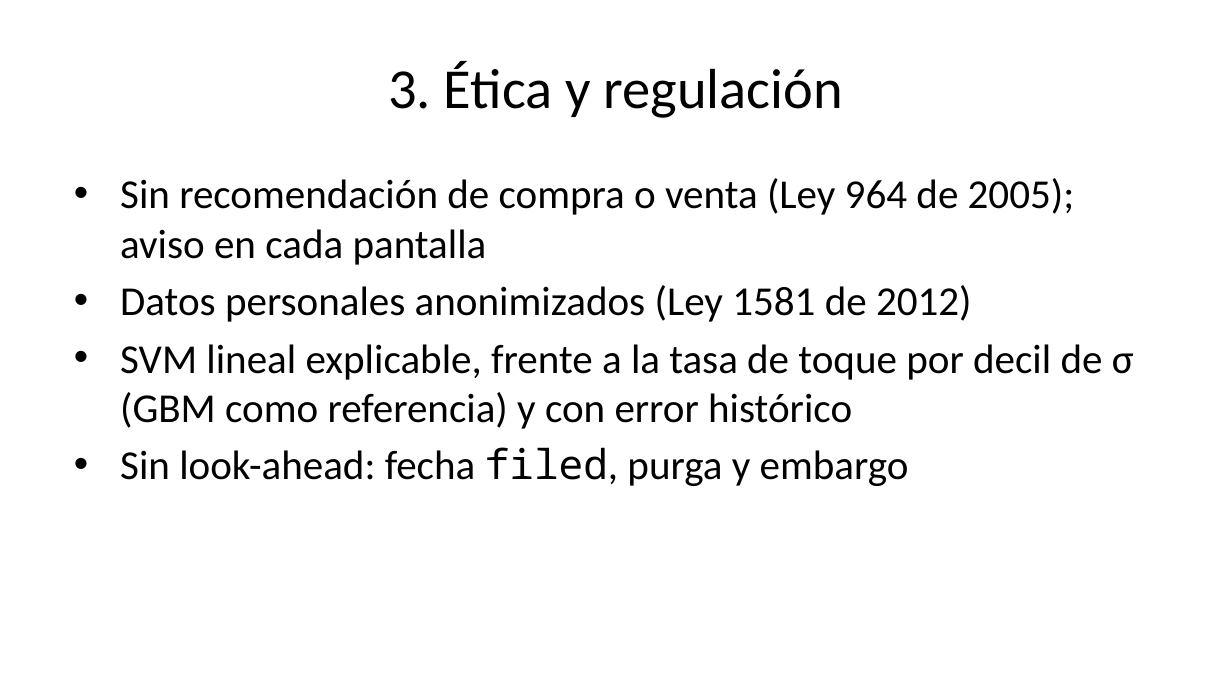
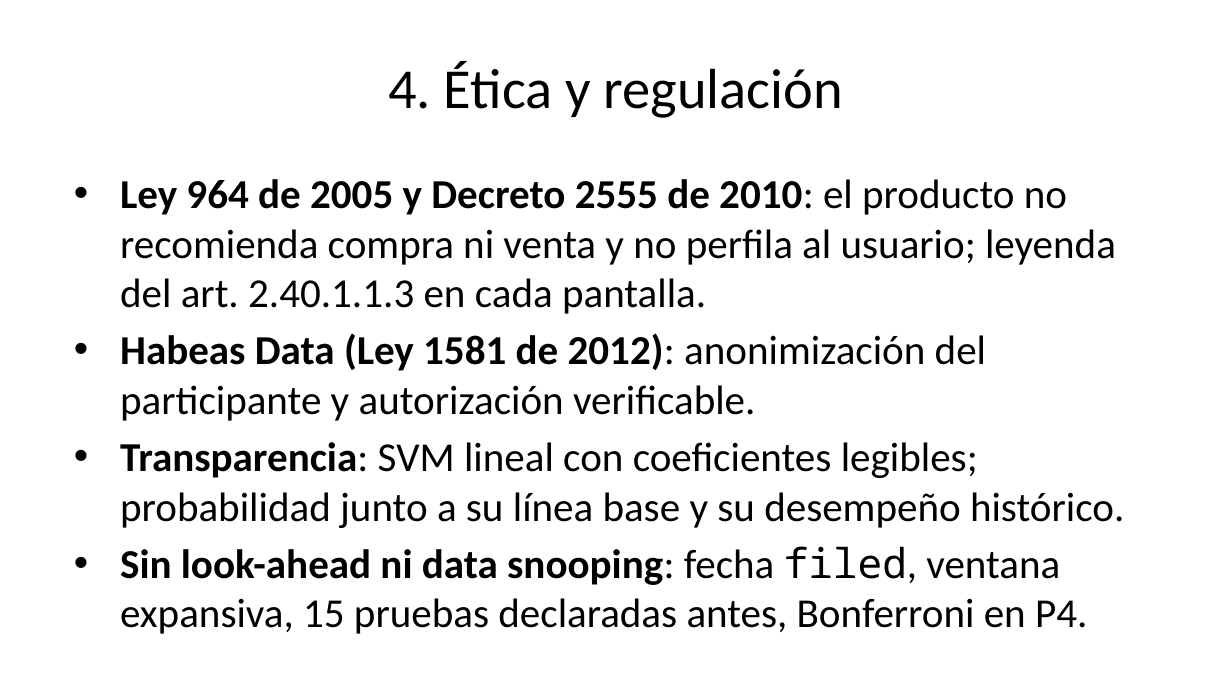
Before and after one commit to louis97/asistente-financiero, a slide deck: slide 6 of entregables/entrega_1/presentacion.pptx (slide 5 before the commit). Drawn at 1232x693 pixels with LibreOffice and Linux fonts; fonts in the diff are those of the drawing. Boxes give left, top, right and bottom in pixels: in the first picture for what was removed or moved away, otherwise in the second. Text is boxed around its words. In the diff, an @@ line names an element or a change of style, - is before the commit and + after.

```diff
--- a/entregables/entrega_1/presentacion.pptx
+++ b/entregables/entrega_1/presentacion.pptx
@@ title at (388, 61, 843, 118): text changed @@
-3. Ética y regulación
+4. Ética y regulación
@@ text at (120, 179, 1124, 634): text changed @@
-• Sin recomendación de compra o venta (Ley 964 de 2005); aviso en cada pantalla
-• Datos personales anonimizados (Ley 1581 de 2012)
-• SVM lineal explicable, frente a la tasa de toque por decil de σ (GBM como referencia) y con error histórico
-• Sin look-ahead: fecha filed, purga y embargo
+• Ley 964 de 2005 y Decreto 2555 de 2010: el producto no recomienda compra ni venta y no perfila al usuario; leyenda del art. 2.40.1.1.3 en cada pantalla.
+• Habeas Data (Ley 1581 de 2012): anonimización del participante y autorización verificable.
+• Transparencia: SVM lineal con coeficientes legibles; probabilidad junto a su línea base y su desempeño histórico.
+• Sin look-ahead ni data snooping: fecha filed, ventana expansiva, 15 pruebas declaradas antes, Bonferroni en P4.
```
Also in this commit, not shown: 5 other slides changed, 8 slides added, 6 slides removed, 7 other files.
